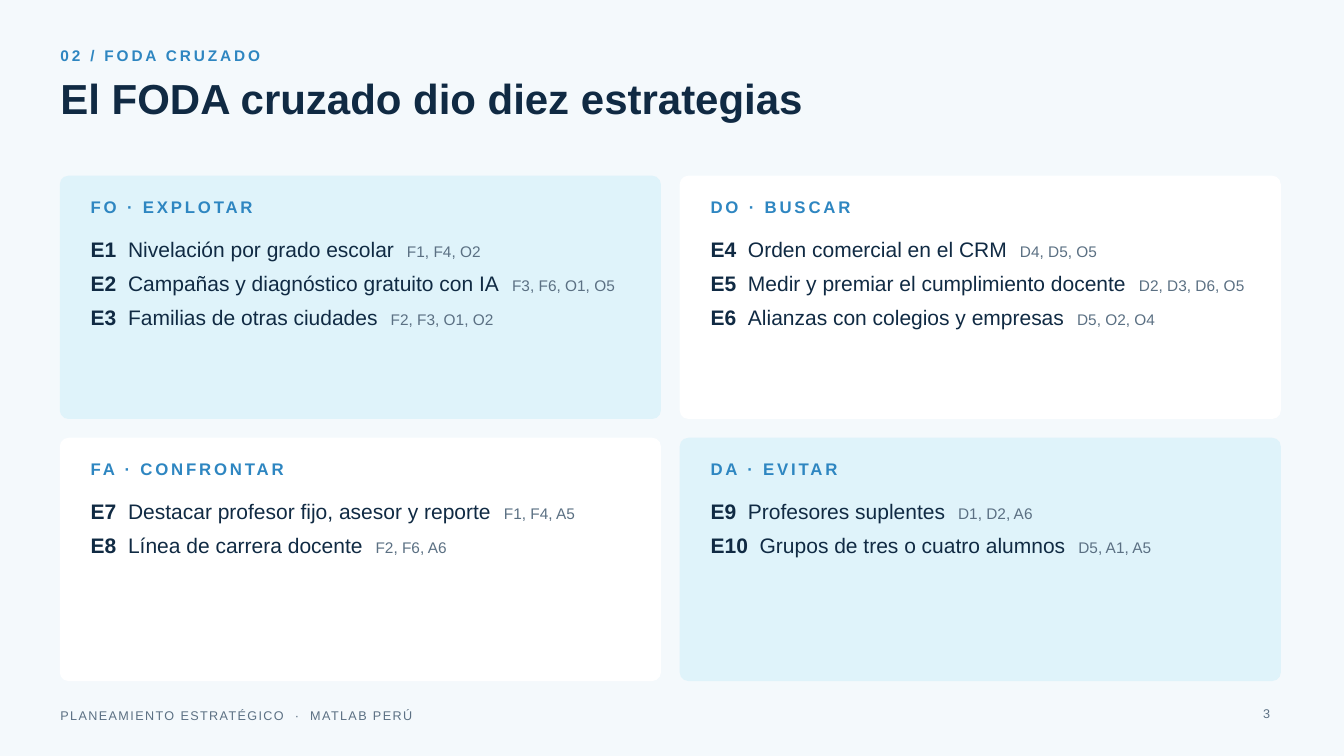
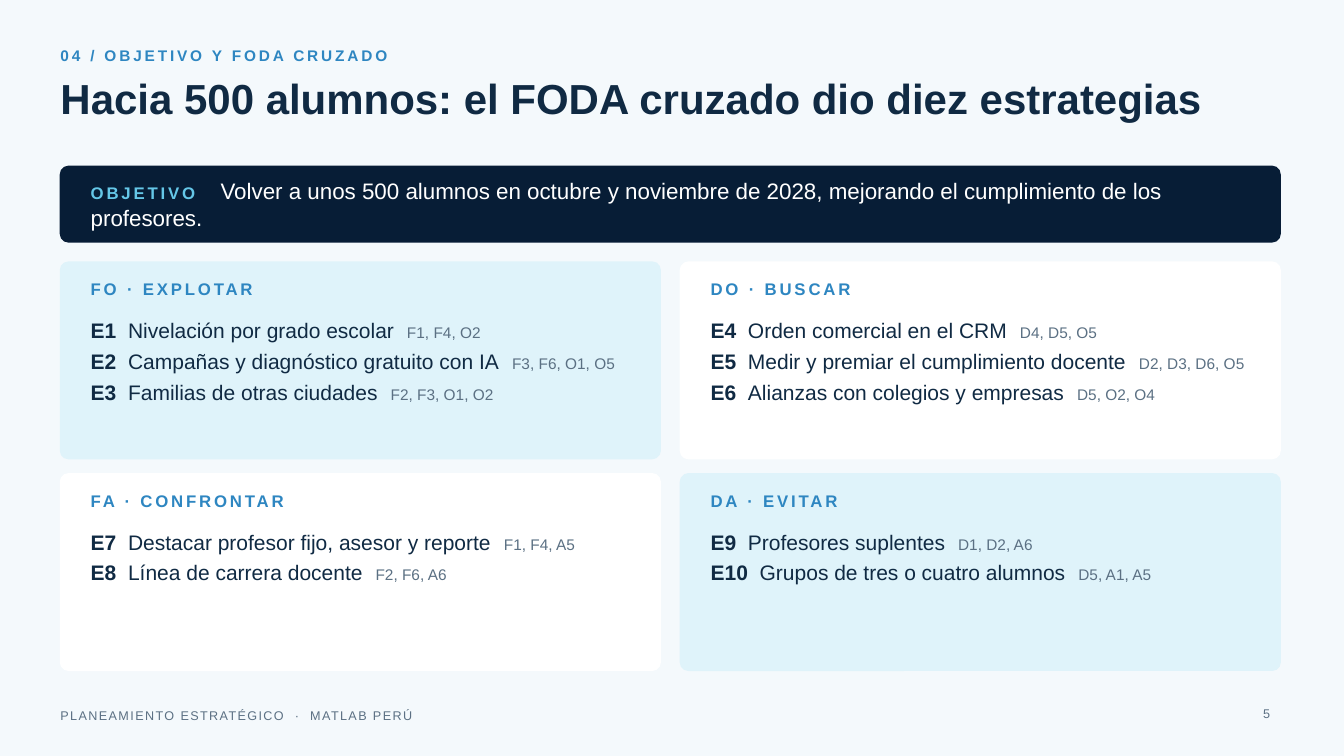
Before and after one commit to sayefsgallegos-oss/Planeamiento-estrategico, a slide deck: slide 5 of APF2/APF2_Presentacion_MatLab_Peru.pptx (slide 3 before the commit). Drawn at 1344x756 pixels with LibreOffice and Linux fonts; fonts in the diff are those of the drawing. Boxes give left, top, right and bottom in pixels: in the first picture for what was removed or moved away, otherwise in the second. Text is boxed around its words. In the diff, an @@ line names an element or a change of style, - is before the commit and + after.

```diff
--- a/APF2/APF2_Presentacion_MatLab_Peru.pptx
+++ b/APF2/APF2_Presentacion_MatLab_Peru.pptx
@@ text at [60, 50, 387, 61]: text changed @@
-02 / FODA CRUZADO
+04 / OBJETIVO Y FODA CRUZADO
@@ title at [60, 83, 1202, 123]: text changed @@
-El FODA cruzado dio diez estrategias
+Hacia 500 alumnos: el FODA cruzado dio diez estrategias
@@ rounded rectangle added at [60, 166, 1280, 242], fill #071D36, outline #071D36 1 pt @@
@@ text added at [91, 182, 1162, 231], 16 pt, text #FFFFFF @@
+OBJETIVO Volver a unos 500 alumnos en octubre y noviembre de 2028, mejorando el cumplimiento de los profesores.
@@ rounded rectangle: place and size @@
-rounded rectangle at [60, 176, 660, 418]
+rounded rectangle at [60, 262, 660, 459]
@@ proportions changed in 4 elements at [681, 474, 1280, 670], [60, 474, 660, 670], [60, 262, 660, 459], [681, 262, 1280, 459] @@
@@ rounded rectangle: place and size @@
-rounded rectangle at [681, 176, 1280, 418]
+rounded rectangle at [681, 262, 1280, 459]
@@ text "FO · EXPLOTAR": place and size @@
-text "FO · EXPLOTAR" at [91, 197, 635, 227]
+text "FO · EXPLOTAR" at [91, 279, 635, 310]
@@ text "DO · BUSCAR": place and size @@
-text "DO · BUSCAR" at [711, 201, 851, 213]
+text "DO · BUSCAR" at [711, 283, 851, 295]
@@ text "E1 Nivelación por grado escolar ...": place and size @@
-text "E1 Nivelación por grado escolar ..." at [91, 241, 615, 327]
+text "E1 Nivelación por grado escolar ..." at [91, 322, 615, 402]
@@ less space between paragraphs in 4 elements at [91, 534, 575, 582], [711, 534, 1151, 585], [91, 322, 615, 402], [711, 322, 1245, 404] @@
@@ text "E4 Orden comercial en el ...": place and size @@
-text "E4 Orden comercial en el ..." at [711, 241, 1245, 329]
+text "E4 Orden comercial en el ..." at [711, 322, 1245, 404]
@@ rounded rectangle: place and size @@
-rounded rectangle at [60, 439, 660, 681]
+rounded rectangle at [60, 474, 660, 670]
@@ rounded rectangle: place and size @@
-rounded rectangle at [681, 439, 1280, 681]
+rounded rectangle at [681, 474, 1280, 670]
@@ text "FA · CONFRONTAR": place and size @@
-text "FA · CONFRONTAR" at [91, 459, 635, 489]
+text "FA · CONFRONTAR" at [91, 491, 635, 521]
@@ text "DA · EVITAR": place and size @@
-text "DA · EVITAR" at [711, 459, 1255, 489]
+text "DA · EVITAR" at [711, 491, 1255, 521]
@@ text "E7 Destacar profesor fijo, asesor ...": place and size @@
-text "E7 Destacar profesor fijo, asesor ..." at [91, 503, 575, 555]
+text "E7 Destacar profesor fijo, asesor ..." at [91, 534, 575, 582]
@@ text "E9 Profesores suplentes D1, D2, ...": place and size @@
-text "E9 Profesores suplentes D1, D2, ..." at [711, 503, 1151, 558]
+text "E9 Profesores suplentes D1, D2, ..." at [711, 534, 1151, 585]
@@ page number at [1263, 709, 1270, 718]: text changed @@
-3
+5
```
Also in this commit, not shown: 3 other slides changed, 4 slides added, 4 slides removed, 2 other files.
